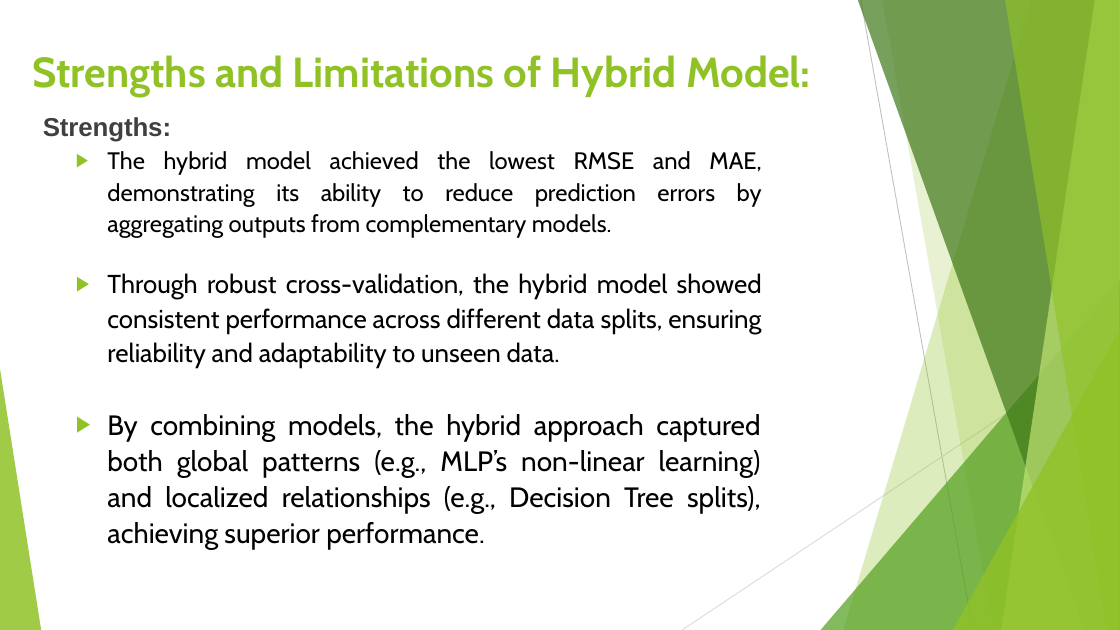
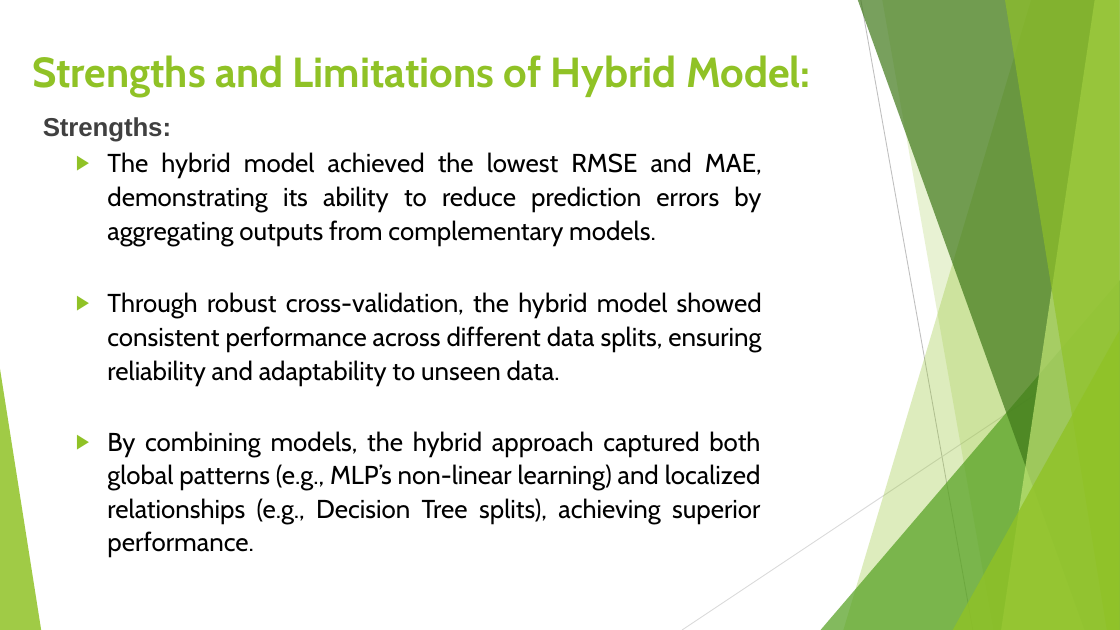
Before and after one commit to AbdulJaleel61/BODYFAT_PREDICTION, a slide deck: slide 17 of Presentation1.pptx (slide 15 before the commit). Drawn at 1120x630 pixels with LibreOffice and Linux fonts; fonts in the diff are those of the drawing. Boxes give left, top, right and bottom in pixels: in the first picture for what was removed or moved away, otherwise in the second. Text is boxed around its words. In the diff, an @@ line names an element or a change of style, - is before the commit and + after.

```diff
--- a/Presentation1.pptx
+++ b/Presentation1.pptx
@@ text at [107, 152, 762, 556]: size 20.4 to 22.2 pt in "The hybrid model achieved the lowest RMSE ..."; size 24.1 to 22.2 pt in "By combining models, the hybrid approach captured ..." @@
```
Also in this commit, not shown: 12 other slides changed, 4 slides added, 1 slide removed, 3 other files.
